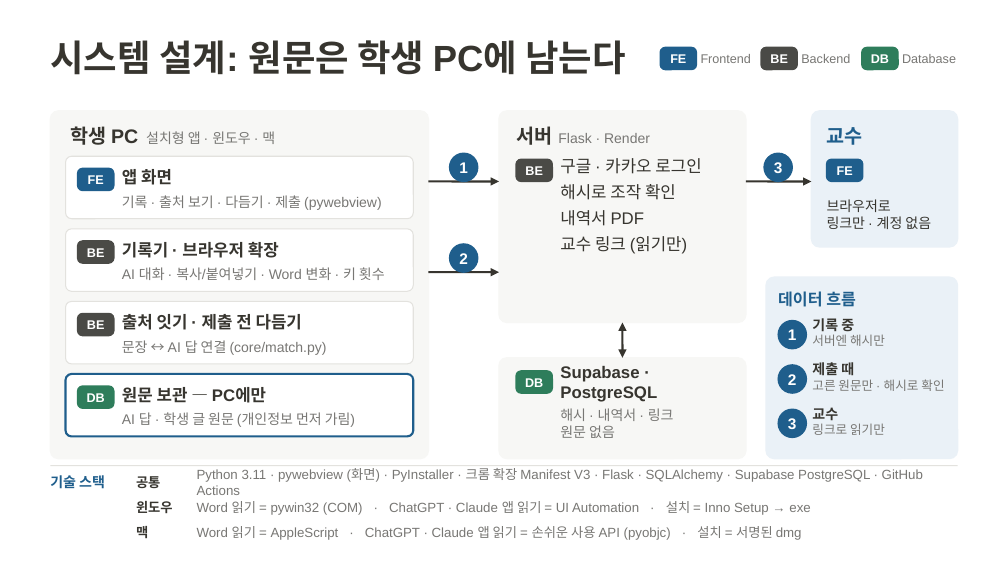
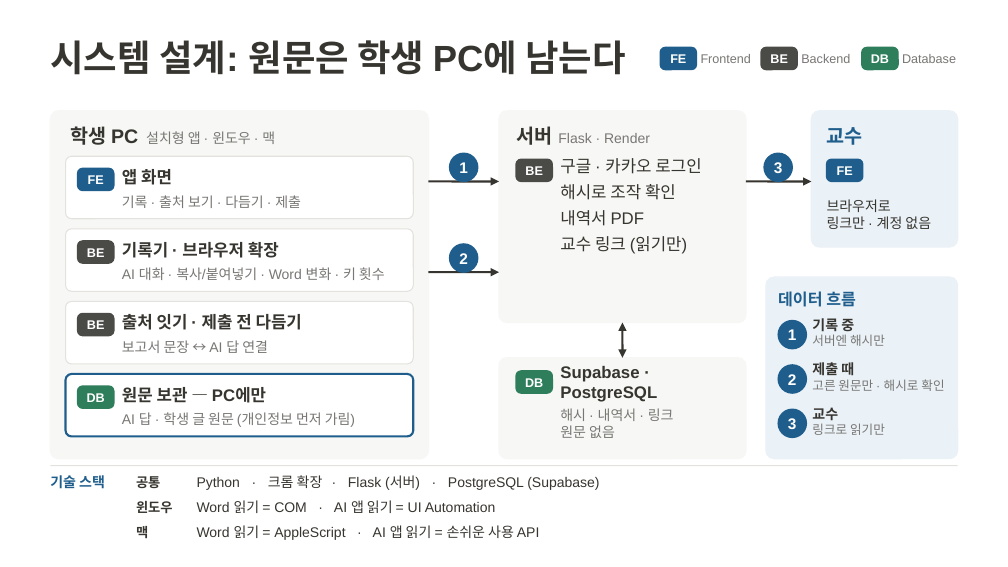
Before and after one commit to 20233014-KYH/trace, a slide deck: slide 4 of deck/중간발표_김용현.pptx. Drawn at 1008x567 pixels with LibreOffice and Linux fonts; fonts in the diff are those of the drawing. Boxes give left, top, right and bottom in pixels: in the first picture for what was removed or moved away, otherwise in the second. Text is boxed around its words. In the diff, an @@ line names an element or a change of style, - is before the commit and + after.

```diff
--- a/deck/중간발표_김용현.pptx
+++ b/deck/중간발표_김용현.pptx
@@ text at (x1=122, y1=195, x2=301, y2=208): text changed @@
-기록 · 출처 보기 · 다듬기 · 제출 (pywebview)
+기록 · 출처 보기 · 다듬기 · 제출
@@ text at (x1=122, y1=340, x2=268, y2=353): text changed @@
-문장 ↔ AI 답 연결 (core/match.py)
+보고서 문장 ↔ AI 답 연결
@@ text at (x1=197, y1=475, x2=599, y2=490): text changed; size 9.5 to 10 pt; text colour #787774 to #37352F @@
-Python 3.11 · pywebview (화면) · PyInstaller · 크롬 확장 Manifest V3 · Flask · SQLAlchemy · Supabase PostgreSQL · GitHub Actions
+Python · 크롬 확장 · Flask (서버) · PostgreSQL (Supabase)
@@ text at (x1=197, y1=500, x2=496, y2=513): text changed; size 9.5 to 10 pt; text colour #787774 to #37352F @@
-Word 읽기 = pywin32 (COM) · ChatGPT · Claude 앱 읽기 = UI Automation · 설치 = Inno Setup → exe
+Word 읽기 = COM · AI 앱 읽기 = UI Automation
@@ text at (x1=197, y1=525, x2=539, y2=540): text changed; size 9.5 to 10 pt; text colour #787774 to #37352F @@
-Word 읽기 = AppleScript · ChatGPT · Claude 앱 읽기 = 손쉬운 사용 API (pyobjc) · 설치 = 서명된 dmg
+Word 읽기 = AppleScript · AI 앱 읽기 = 손쉬운 사용 API
```
Also in this commit, not shown: 1 other file.
